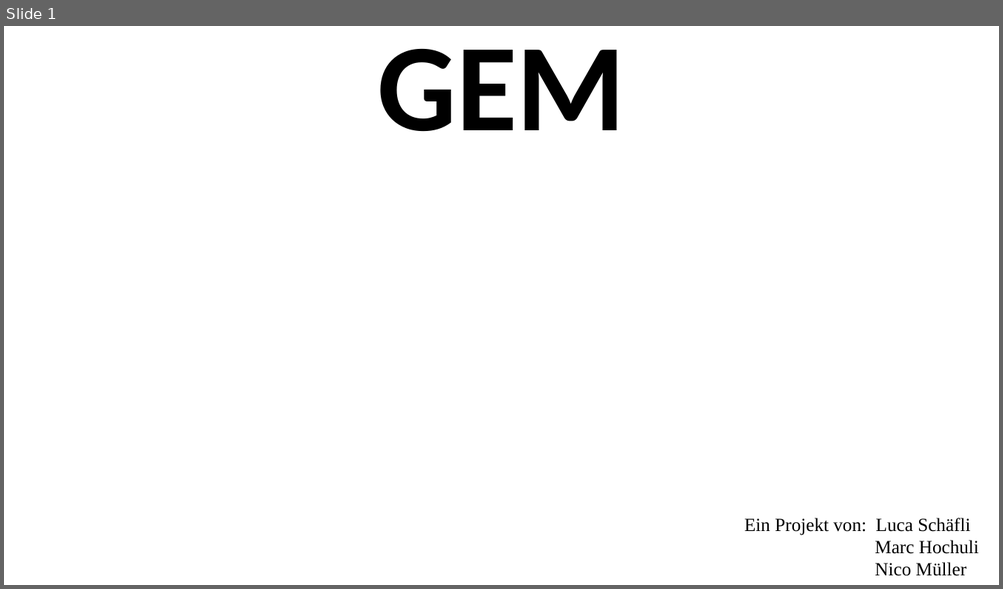
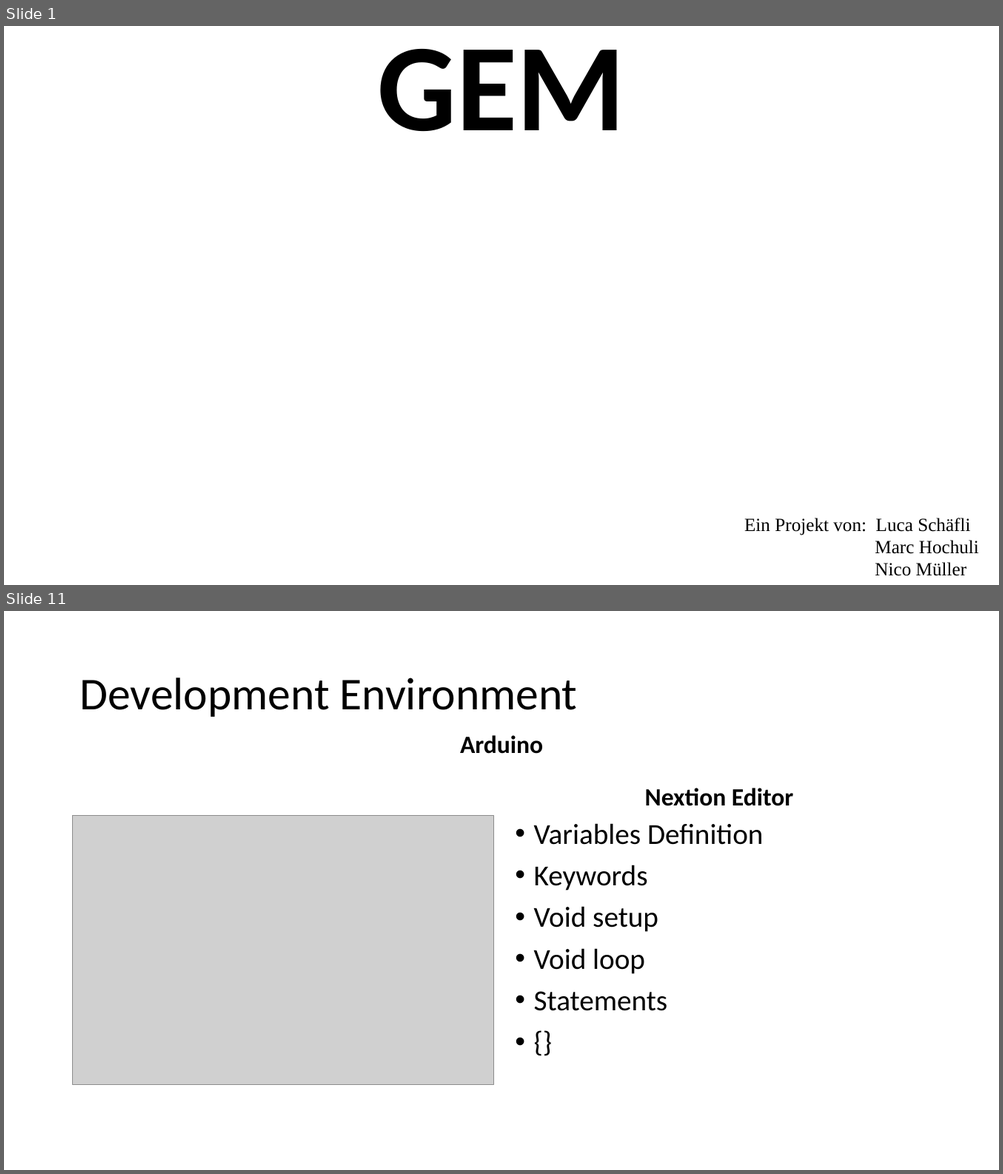
Before and after one commit to AkazeX/GEM, a slide deck: 999_Präsentation/PPP/GEM.pptx. Shown one above the other, each under a label of ours: slide 1 before the commit, slides 1 and 11 after it; the slides between them are not shown. The pictures are 1003x589 and 1003x1174 pixels, drawn with LibreOffice and Linux fonts; fonts in the diff are those of the drawing; grey boxes stand for pictures; background and template pictures are left out. Boxes give left, top, right and bottom in pixels: in the first picture for what was removed or moved away, otherwise in the second. Text is boxed around its words. In the diff, an @@ line names an element or a change of style, - is before the commit and + after.

```diff
--- a/999_Präsentation/PPP/GEM.pptx
+++ b/999_Präsentation/PPP/GEM.pptx
@@ slide 11 added at [4, 611, 999, 1170], background #FFFFFF @@
@@ title added at [80, 678, 578, 717], 44 pt, text #000000 @@
+Development Environment
@@ text added at [460, 735, 543, 754], 24 pt, text #000000, bold @@
+Arduino
@@ text added at [645, 788, 793, 806], 24 pt, text #000000, bold @@
+Nextion Editor
@@ picture added at [73, 815, 493, 1085] @@
@@ text added at [534, 823, 762, 1011], 28 pt, text #000000 @@
+• Variables Definition
+• Keywords
+• Void setup
+• Void loop
+• Statements
+• {}
```
Also in this commit, not shown: 13 other slides added, 21 other files.
